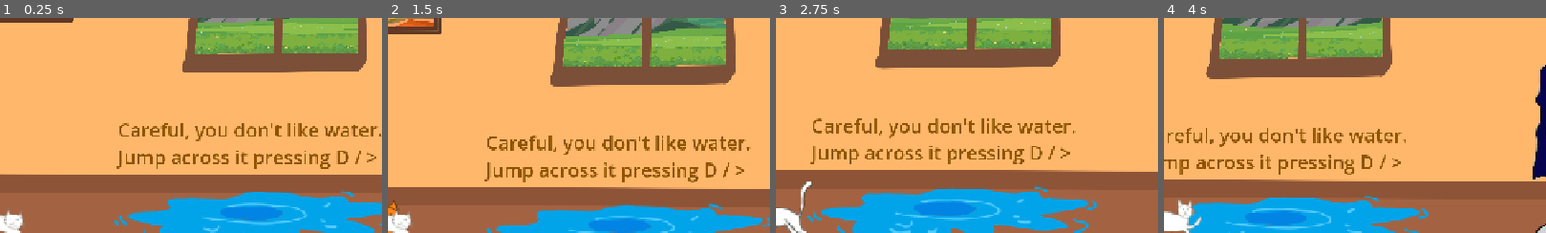
Above: before the commit, frames 1-4 (left to right).
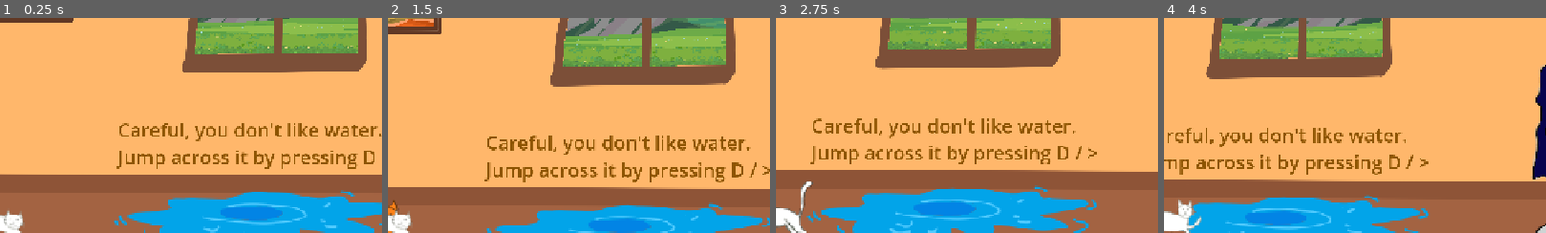
Above: after the commit, the same moments.

Repository: Fantasiel/GameJam25
Game: Godot game, scene res://scenes/levels/level2/level2.tscn
Two runs of this game, one before a commit and one after it. Both use one fixed random seed, a clock stepped at 60 frames per second and the inputs below. This scene is started directly instead of the project's main scene.
Inputs:
- Up to frame 1 (0.25 s): no input
- Up to frame 2 (1.5 s): hold Right (move_right) from 0.53 s (still down); tap F (interact) at 0.6 s; tap Space (jump) at 0.77 s; tap Ctrl (replay) at 1.35 s
- Up to frame 3 (2.75 s): tap Space (jump) at 1.52 s; release Right (move_right) at 2.03 s; hold Left (move_left) from 2.03 s (still down); tap F (interact) at 2.1 s
- Up to frame 4 (4 s): release Left (move_left) at 2.78 s; hold Right (move_right) from 2.78 s (still down); tap Ctrl (replay) at 2.85 s; tap Space (jump) at 3.02, 3.77 s; tap F (interact) at 3.6 s
The pictures show only the part of the screen within x 50-100%, y 5-55%; the shares and areas given below are measured in that part.

The runs differ from the first frame. In frame 1, 1.0% of the frame differs, in the area x 66-99%, y 61-71%; in frame 2, 1.2%, in the area x 61-100%, y 67-77%; in frame 3, 1.1%; in frame 4, 1.1%.

Commit message:
Fix text

Diff:
--- a/scenes/levels/level2/level2.tscn
+++ b/scenes/levels/level2/level2.tscn
@@ -133,7 +133,7 @@
 theme_override_colors/font_color = Color(0.551197, 0.32836, 8.66354e-07, 1)
 theme_override_font_sizes/font_size = 64
 text = "Careful, you don't like water.
-Jump across it pressing D / >"
+Jump across it by pressing D / >"
 
 [node name="Victory" parent="." instance=ExtResource("3_iq8gt")]
 scale = Vector2(3, 3)
